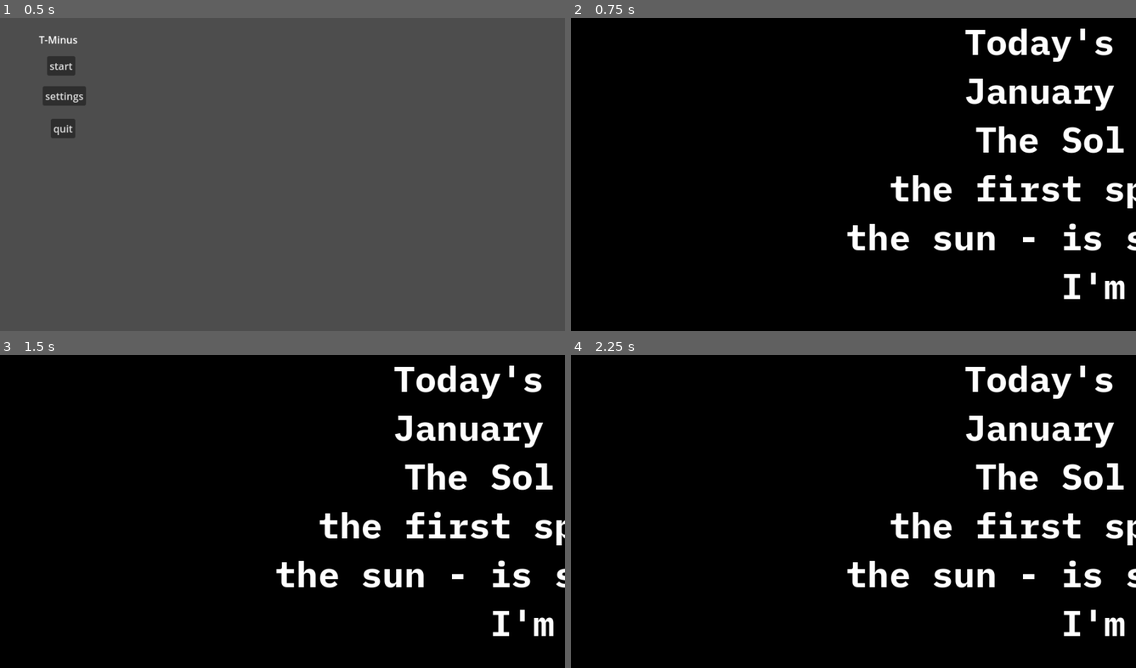
Above: before the commit, frames 1-4 (two rows, left to right).
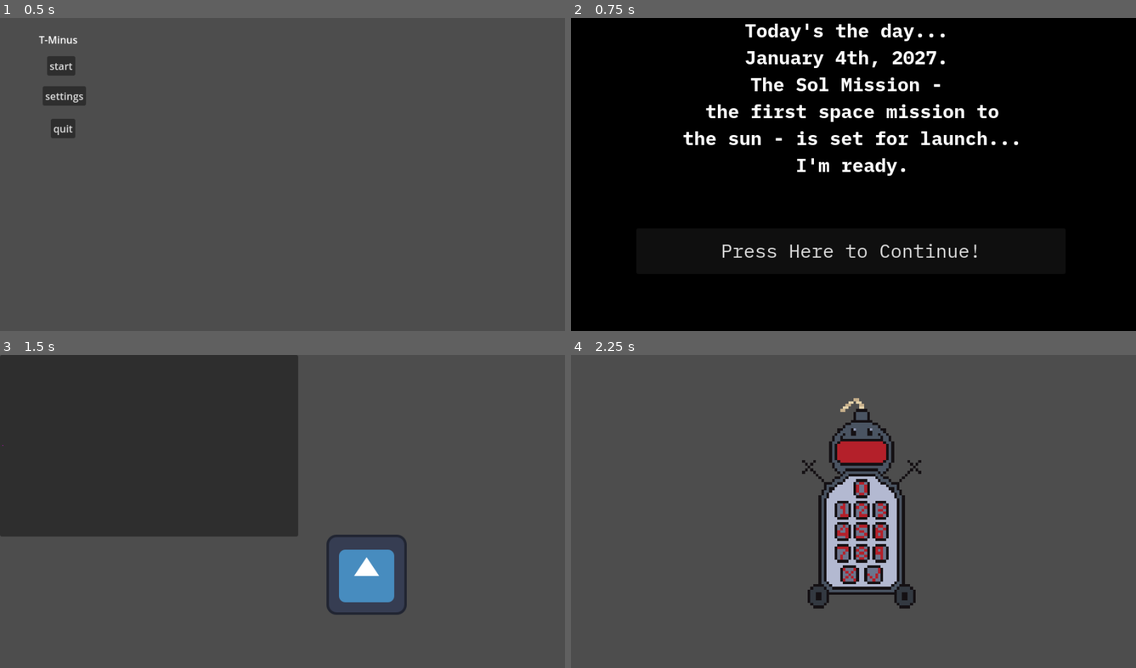
Above: after the commit, the same moments.

Repository: TheMillsheistyoftheEast/T-Minus
Game: Godot game, scene res://scenes/menu.tscn
Two runs of this game, one before a commit and one after it. Both use one fixed random seed, a clock stepped at 60 frames per second and the inputs below. The engine's default icon, where the game draws it, is replaced by a stand-in: a white triangle on a blue panel in a dark square.
Inputs (mouse positions are in pixels of both pictures, inside the frame that each line leads up to):
- Up to frame 1 (0.5 s): no input
- Up to frame 2 (0.75 s): click "start" at 0.5 s
- Up to frame 3 (1.5 s): click (282, 586) at 1.25 s, where only the run after the commit has a clickable "Press Here to Continue!"
- Up to frame 4 (2.25 s): click (717, 445) at 2.02 s

Frame 1 is identical in both runs. In frame 2, 11% of the frame differs, in the area x 19-100%, y 1-90%; in frame 3, 100%, in the area x 0-100%, y 0-100%; in frame 4, 98%.

Commit message:
moved some stuff around

Diff:
--- a/scenes/cut_the_wires_game.tscn
+++ b/scenes/cut_the_wires_game.tscn
@@ -4,6 +4,7 @@
 [ext_resource type="Texture2D" uid="uid://b2wtwt7yw1mbb" path="res://icon.svg" id="2_tjxa4"]
 
 [node name="CutTheWiresGame" type="Node2D"]
+position = Vector2(-35, -100)
 script = ExtResource("1_7eq61")
 
 [node name="bomb inside" type="Sprite2D" parent="."]
--- a/scenes/find_bomb_game.tscn
+++ b/scenes/find_bomb_game.tscn
@@ -8,13 +8,13 @@
 script/source = "extends Button
 
 func _on_pressed() -> void:
-	get_tree().change_scene_to_file(\"res://scenes/keypad.tscn\")
+	get_tree().change_scene_to_file(\"res://scenes/bomb_game.tscn\")
 "
 
 [node name="Find Bomb Game" type="Node2D"]
 
 [node name="character" parent="." instance=ExtResource("1_gwuab")]
-position = Vector2(568, 581)
+position = Vector2(586, 417)
 
 [node name="Button" type="Button" parent="."]
 offset_right = 475.0
--- a/scenes/intro.tscn
+++ b/scenes/intro.tscn
@@ -14,11 +14,11 @@
 texture = ExtResource("1_ioskq")
 
 [node name="Story" type="Label" parent="."]
-offset_right = 1904.0
-offset_bottom = 615.0
+offset_right = 896.0
+offset_bottom = 512.0
 theme_override_colors/font_color = Color(1, 1, 1, 1)
 theme_override_fonts/font = ExtResource("2_4bx60")
-theme_override_font_sizes/font_size = 57
+theme_override_font_sizes/font_size = 30
 text = "Today's the day...
 January 4th, 2027.
 The Sol Mission -
@@ -28,12 +28,12 @@
 horizontal_alignment = 1
 
 [node name="Button" type="Button" parent="."]
-offset_left = 666.0
-offset_top = 773.0
-offset_right = 857.0
-offset_bottom = 804.0
+offset_left = 104.0
+offset_top = 336.0
+offset_right = 788.0
+offset_bottom = 409.0
 theme_override_fonts/font = ExtResource("3_i2l1n")
-theme_override_font_sizes/font_size = 49
+theme_override_font_sizes/font_size = 30
 text = "Press Here to Continue!"
 
 [connection signal="pressed" from="Button" to="." method="_on_button_pressed"]
